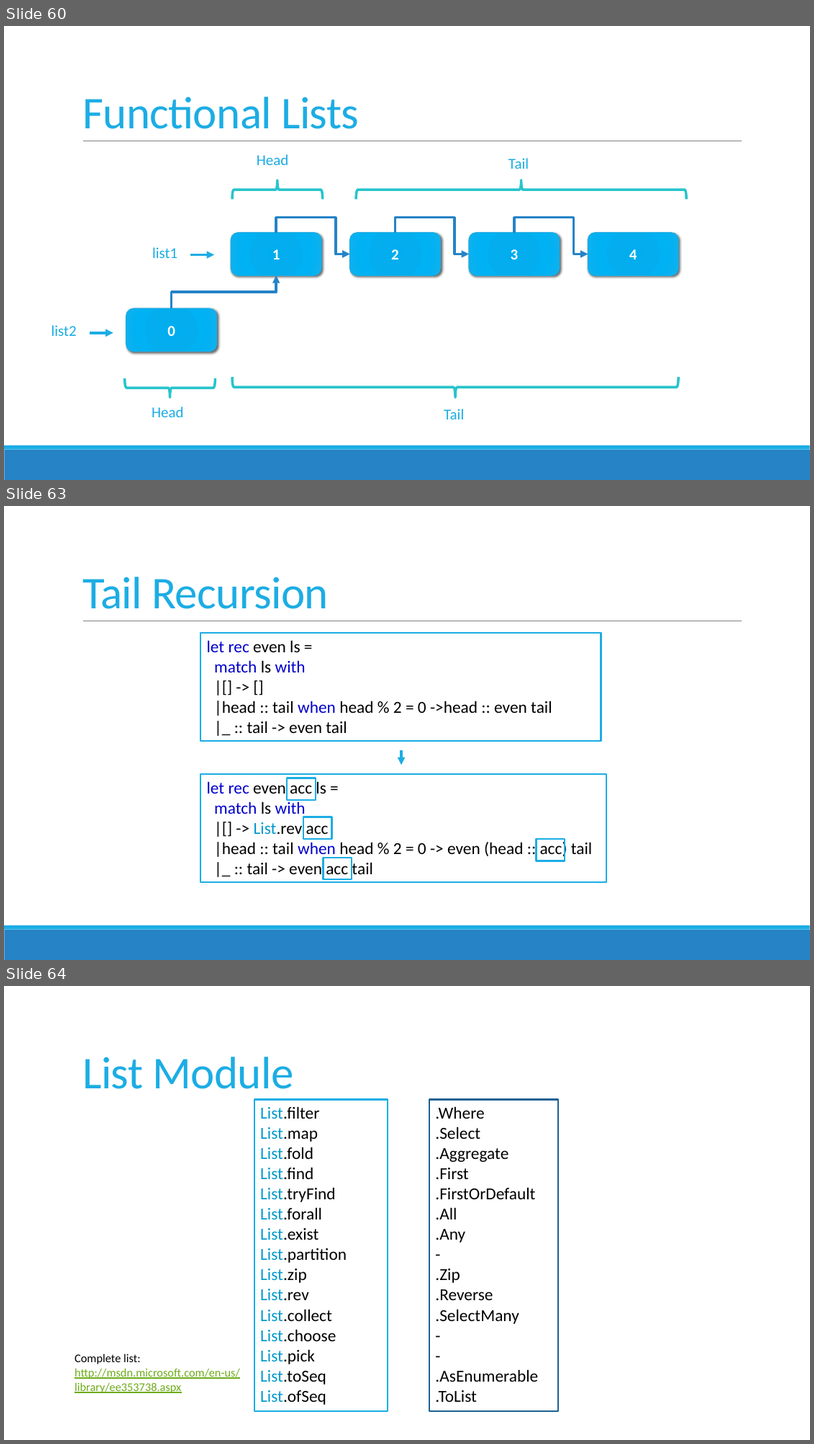
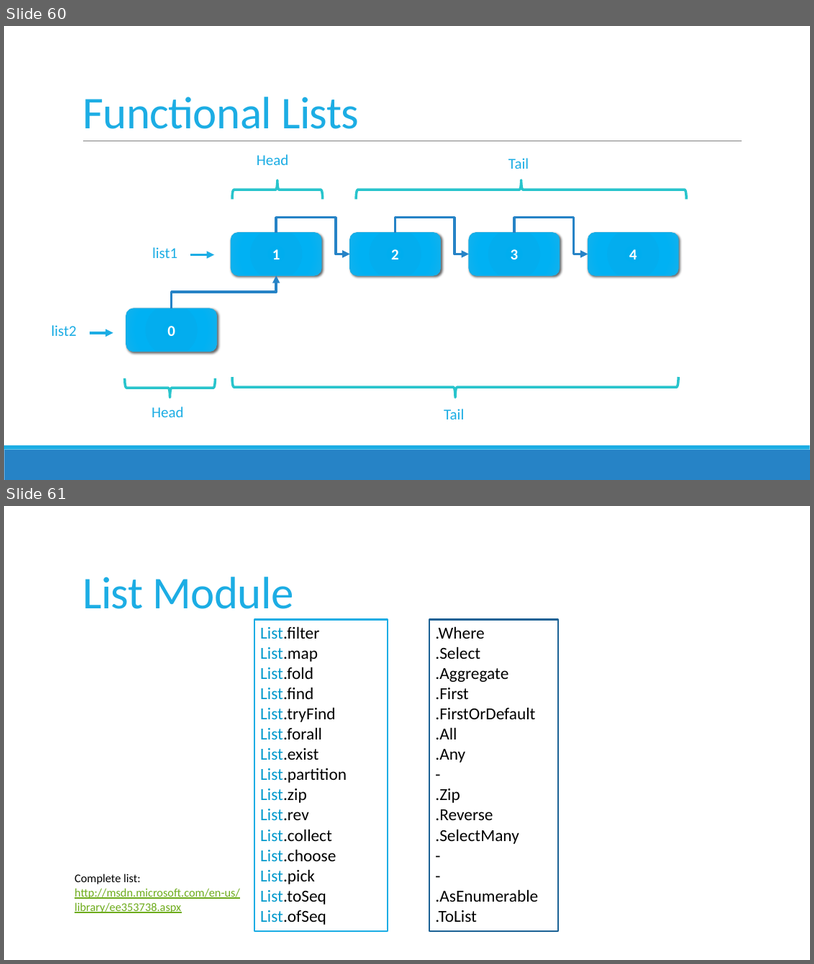
Before and after one commit to jorgef/fsharpworkshop, a slide deck: FSharpWorkshop_Slides.pptx. Shown one above the other, each under a label of ours: slides 60, 63 and 64 before the commit, slides 60 and 61 after it; the slides between them are not shown. The pictures are 814x1444 and 814x964 pixels, drawn with LibreOffice and Linux fonts; fonts in the diff are those of the drawing. Boxes give left, top, right and bottom in pixels: in the first picture for what was removed or moved away, otherwise in the second. Text is boxed around its words. In the diff, an @@ line names an element or a change of style, - is before the commit and + after.

```diff
--- a/FSharpWorkshop_Slides.pptx
+++ b/FSharpWorkshop_Slides.pptx
@@ slide 63 removed at [4,506,810,960], background #FFFFFF; not listed: 3 template elements that a slide beside it also shows @@
@@ title removed at [82,577,329,609] @@
-Tail Recursion
@@ rectangle removed at [201,633,601,740] @@
-let rec even ls =
-match ls with
-|[] -> []
-|head :: tail when head % 2 = 0 ->head :: even tail
-|_ :: tail -> even tail
@@ group removed at [201,750,607,882]: 5 rectangles, 1 arrow @@
-let rec even acc ls =
-match ls with
-|[] -> List.rev acc
-|head :: tail when head % 2 = 0 -> even (head :: acc) tail
-|_ :: tail -> even acc tail
@@ what was slide 64 is now slide 61 @@
```
Also in this commit, not shown: 11 slides changed, 1 slide added, 6 other slides removed, 10 other files.
